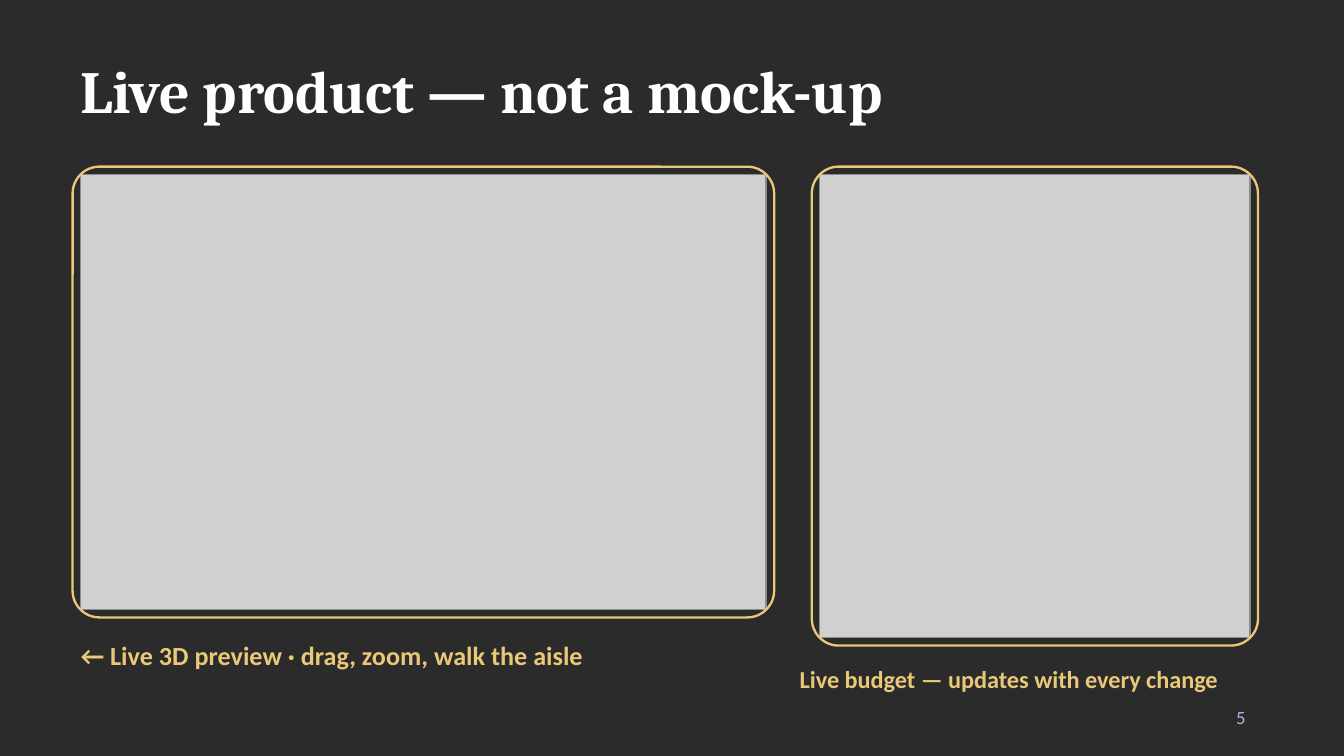
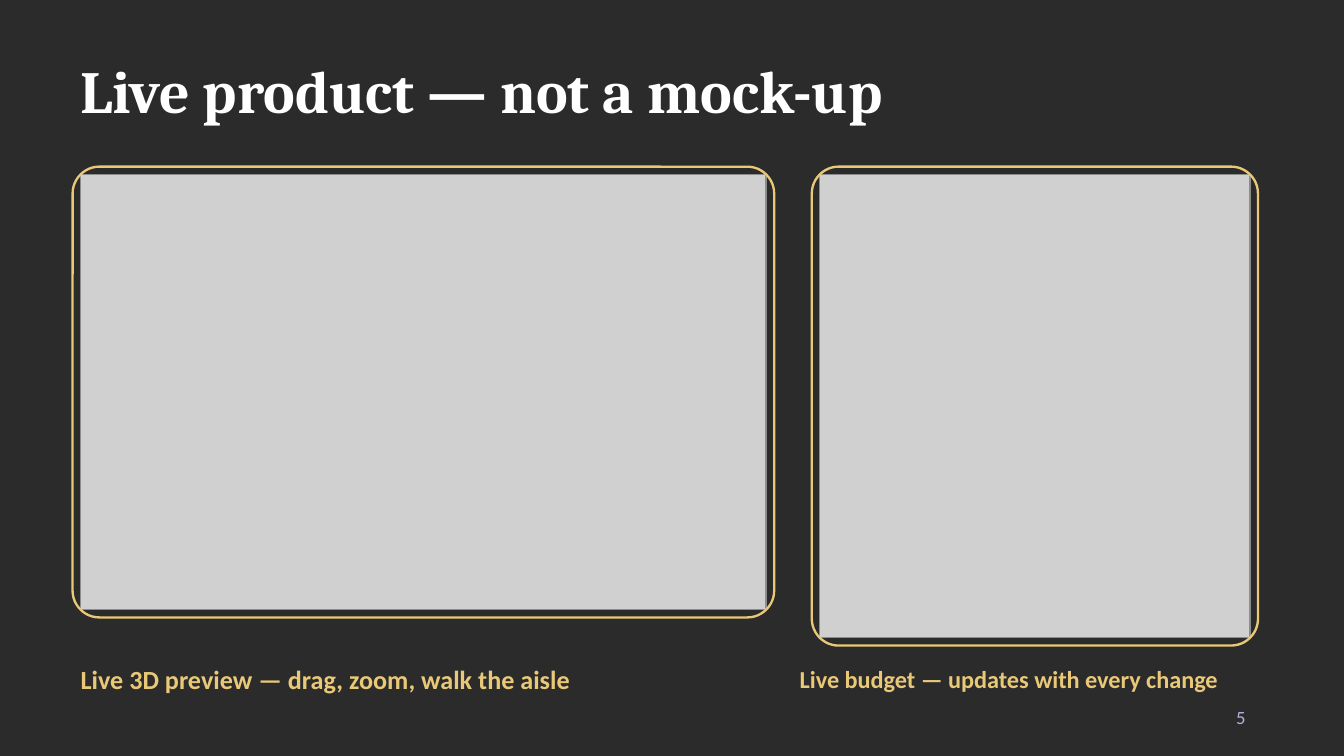
Before and after one commit to vaibhavdave/weddingplanner, a slide deck: slide 5 of pitch/WedVerse_AI_Shark_Tank_Pitch.pptx. Drawn at 1344x756 pixels with LibreOffice and Linux fonts; fonts in the diff are those of the drawing; grey boxes stand for pictures; background and template pictures are left out; a plain dark background stands for a picture behind light text. Boxes give left, top, right and bottom in pixels: in the first picture for what was removed or moved away, otherwise in the second. Text is boxed around its words. In the diff, an @@ line names an element or a change of style, - is before the commit and + after.

```diff
--- a/pitch/WedVerse_AI_Shark_Tank_Pitch.pptx
+++ b/pitch/WedVerse_AI_Shark_Tank_Pitch.pptx
@@ text at (81,670,569,694): text changed @@
-← Live 3D preview · drag, zoom, walk the aisle
+Live 3D preview — drag, zoom, walk the aisle
```
Also in this commit, not shown: 1 other slide changed, 4 other files.
